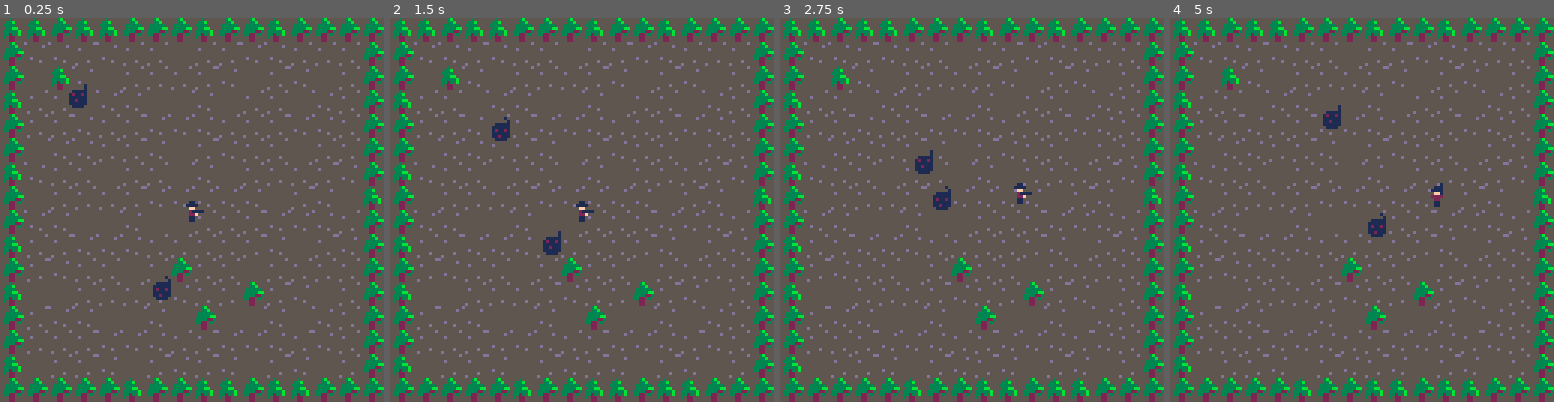
Above: before the commit, frames 1-4 (left to right).
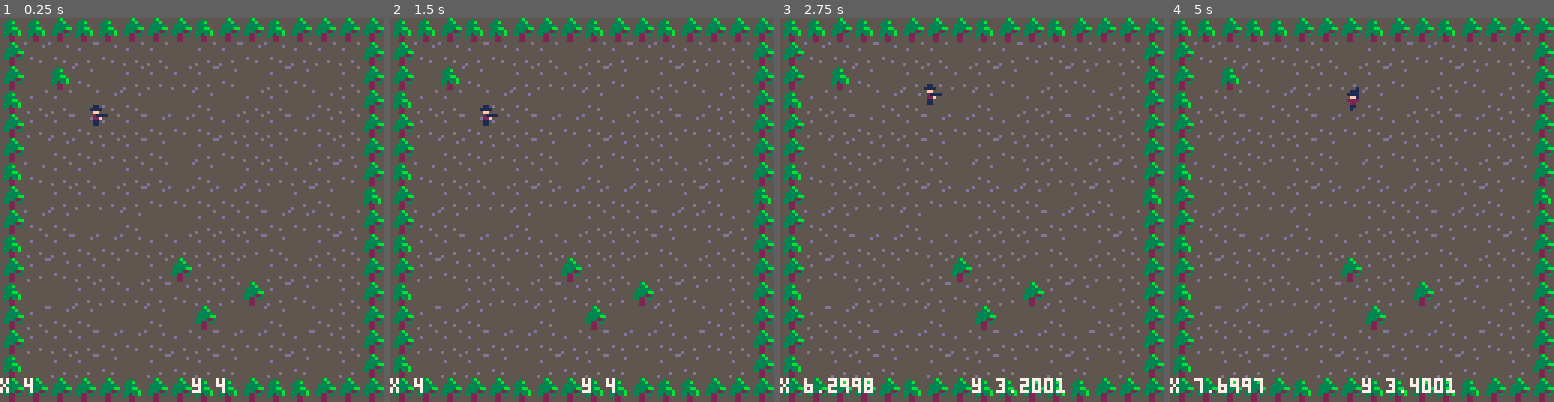
Above: after the commit, the same moments.

Repository: mccolgst/pico-8-cartridges
Game: PICO-8 cartridge west.p8
Same seed, same stepped clock (60 frames per second), same inputs: the game is played once before the commit and once after it.
Inputs:
- Up to frame 1 (0.25 s): no input
- Up to frame 2 (1.5 s): no input
- Up to frame 3 (2.75 s): hold Right 1.6-2.1 s; hold Up 2.15-2.42 s; hold Right from 2.47 s (still down)
- Up to frame 4 (5 s): release Right at 3.03 s; hold Left 3.08-3.58 s; hold Down 3.63-3.97 s; hold Right 4.02-4.68 s; hold Up from 4.73 s (still down)

The runs differ from the first frame. In frame 1, 0.9% of the frame differs, in the area x 0-59%, y 17-98%; in frame 2, 0.9%; in frame 3, 1.5%, in the area x 0-75%, y 17-98%; in frame 4, 1.4%.

Commit message:
add collision system
refactor code to resemble collide demo and add collision

Diff:
--- a/west.p8
+++ b/west.p8
@@ -1,82 +1,174 @@
 pico-8 cartridge // http://www.pico-8.com
 version 8
 __lua__
-monsters = {}
-
-player = {}
-player.s = 1
-player.x = 60
-player.y = 60
-player.dx = 0
-player.dy = 0
-player.frames = 3
-player.frame = 0
-speed=.7
+actor = {}
+speed=.1
 t=0
 
 function _init()
-  make_monster(20,20,.3,.3)
-  make_monster(50,90,0,-.4)
+  pl = make_actor(4,4)
+  pl.s = 1
 end
 
 function _update()
   t+=1
-  player.dx=0
-  player.dy=0
+  move_player(pl)
+  foreach(actor, move_actor)
+end
+
+
+function _draw()
+  cls()
+  map(0,0,0,0,16,16)
+  foreach(actor,draw_actor)
+  print("x "..pl.x,0,120,7)
+  print("y "..pl.y,64,120,7)
+end
+
+function move_player(pl)
+  pl.dx=0
+  pl.dy=0
 
   if btn(0) then
-    player.s=4
-    player.dx=-speed
+    pl.s=4
+    pl.dx=-speed
   end
   if btn(1) then
-    player.s=1
-    player.dx=speed
+    pl.s=1
+    pl.dx=speed
   end
   if btn(2) then
-    player.s=17
-    player.dy=-speed
+    pl.s=17
+    pl.dy=-speed
   end
   if btn(3) then
-    player.s=20
-    player.dy=speed
+    pl.s=20
+    pl.dy=speed
   end
-
-  player.x+=player.dx
-  player.y+=player.dy
-
-  player.frame -= abs(player.dx) * 4
-  player.frame -= abs(player.dy) * 4
-  player.frame %= player.frames
-  for monster in all(monsters) do
-    monster.x += monster.dx
-    monster.y += monster.dy
-    monster.frame += abs(monster.dx) * 4
-    monster.frame += abs(monster.dy) * 4
-    monster.frame %= monster.frames
+end
+
+function make_actor(x, y)
+ a={}
+ a.x = x
+ a.y = y
+ a.dx = 0
+ a.dy = 0
+ a.s = 1
+ a.frame = 0
+ a.frames=3
+
+ -- half-width and half-height
+ -- slightly less than 0.5 so
+ -- that will fit through 1-wide
+ -- holes.
+ a.w = 0.4
+ a.h = 0.4
+
+ add(actor,a)
+
+ return a
+end
+
+function draw_actor(a)
+ local sx = (a.x * 8) - 4
+ local sy = (a.y * 8) - 4
+ spr(a.s + a.frame, sx, sy)
+end
+
+function solid(x, y)
+
+ -- grab the cell value
+ val=mget(x, y)
+
+ -- check if flag 1 is set (the
+ -- orange toggle button in the
+ -- sprite editor)
+ return fget(val, 1)
+
+end
+
+function solid_area(x,y,w,h)
+
+ return
+  solid(x-w,y-h) or
+  solid(x+w,y-h) or
+  solid(x-w,y+h) or
+  solid(x+w,y+h)
+end
+
+-- true if a will hit another
+-- actor after moving dx,dy
+function solid_actor(a, dx, dy)
+ for a2 in all(actor) do
+  if a2 != a then
+   local x=(a.x+dx) - a2.x
+   local y=(a.y+dy) - a2.y
+   if ((abs(x) < (a.w+a2.w)) and
+      (abs(y) < (a.h+a2.h)))
+   then
+
+    -- moving together?
+    -- this allows actors to
+    -- overlap initially
+    -- without sticking together
+    if (dx != 0 and abs(x) <
+        abs(a.x-a2.x)) then
+     v=a.dx + a2.dy
+     a.dx = v/2
+     a2.dx = v/2
+     return true
+    end
+
+    if (dy != 0 and abs(y) <
+        abs(a.y-a2.y)) then
+     v=a.dy + a2.dy
+     a.dy=v/2
+     a2.dy=v/2
+     return true
+    end
+
+    --return true
+
+   end
   end
-end
-
-
-function _draw()
-
-  cls()
-  map(0,0,0,0,16,16)
-  spr(player.s+player.frame, player.x, player.y)
-  for monster in all(monsters) do
-    spr(monster.s+monster.frame, monster.x, monster.y)
-  end
-end
-
-function make_monster(x, y, dx, dy)
-  monster = {}
-  monster.x = x
-  monster.y = y
-  monster.dx = dx
-  monster.dy = dy
-  monster.s = 7
-  monster.frame = 0
-  monster.frames = 2
-  add(monsters,monster)
+ end
+ return false
+end
+
+function solid_a(a, dx, dy)
+ if solid_area(a.x+dx,a.y+dy,
+    a.w,a.h) then
+    return true end
+ return solid_actor(a, dx, dy)
+end
+
+function move_actor(a)
+
+ -- only move actor along x
+ -- if the resulting position
+ -- will not overlap with a wall
+
+ if not solid_a(a, a.dx, 0) then
+    a.x += a.dx
+
+ end
+
+ -- ditto for y
+
+ if not solid_a(a, 0, a.dy) then
+   a.y += a.dy
+ end
+
+
+
+ -- advance one frame every
+ -- time actor moves 1/4 of
+ -- a tile
+
+ a.frame += abs(a.dx) * 4
+ a.frame += abs(a.dy) * 4
+ a.frame %= a.frames
+
 end
 __gfx__
 000000000000000000000000000000000000000000000000000000005555515555555515d55555555555555d55555555555355555553b5550000000000000000
@@ -208,7 +300,7 @@
 00000000000000000000000000000000000000000000000000000000000000000000000000000000000000000000000000000000000000000000000000000000
 00000000000000000000000000000000000000000000000000000000000000000000000000000000000000000000000000000000000000000000000000000000
 __gff__
-0000000000000000000000000101000000000000000000000000000000000000000000000000000000000000000000000000000000000000000000000000000000000000000000000000000000000000000000000000000000000000000000000000000000000000000000000000000000000000000000000000000000000000
+0000000000000000000000000303000000000000000000000000000000000000000000000000000000000000000000000000000000000000000000000000000000000000000000000000000000000000000000000000000000000000000000000000000000000000000000000000000000000000000000000000000000000000
 0000000000000000000000000000000000000000000000000000000000000000000000000000000000000000000000000000000000000000000000000000000000000000000000000000000000000000000000000000000000000000000000000000000000000000000000000000000000000000000000000000000000000000
 __map__
 0c0c0d0c0c0d0d0d0c0d0d0c0d0d0d0d00000000000000000000000000000000000000000000000000000000000000000000000000000000000000000000000000000000000000000000000000000000000000000000000000000000000000000000000000000000000000000000000000000000000000000000000000000000
